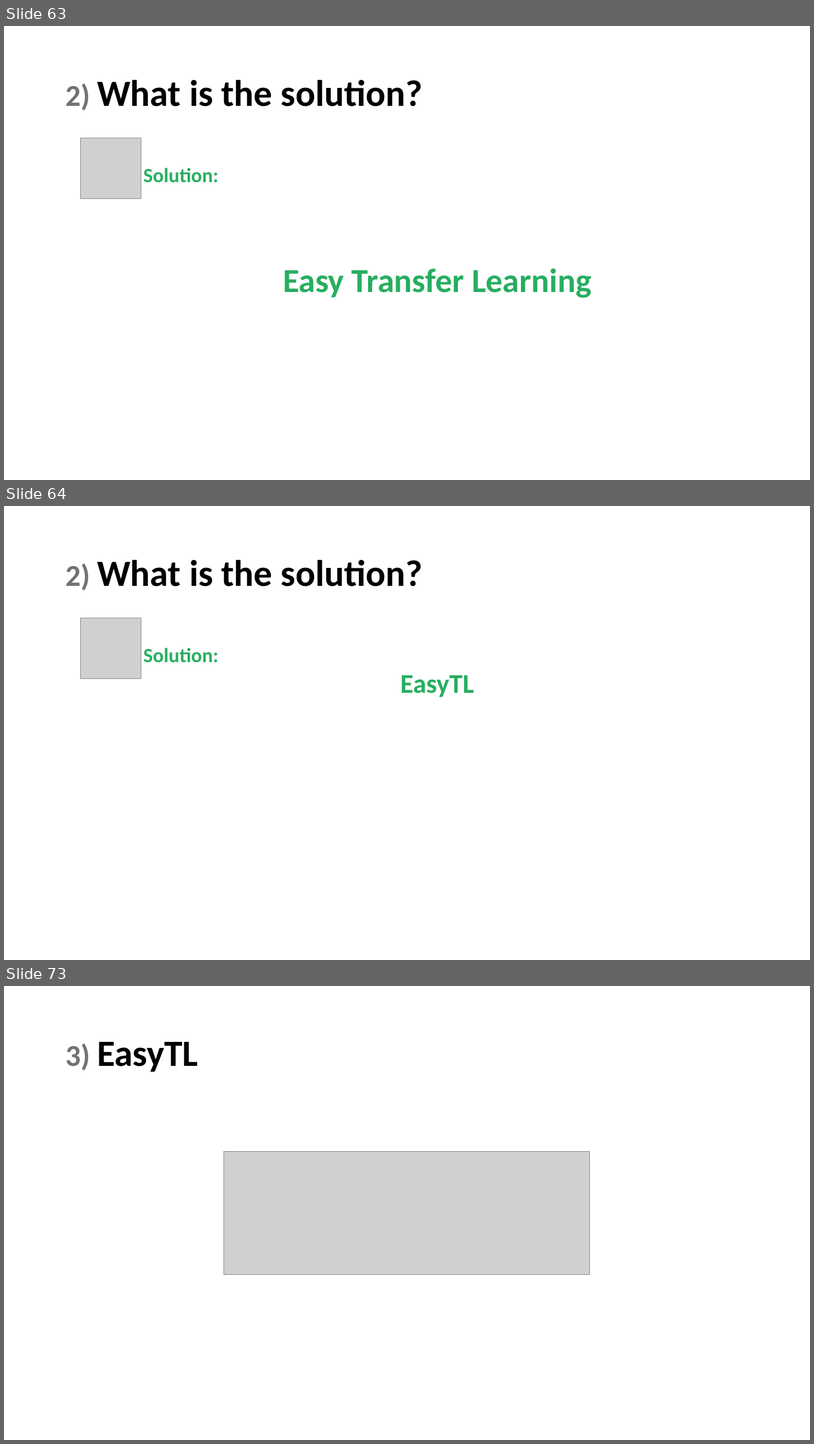
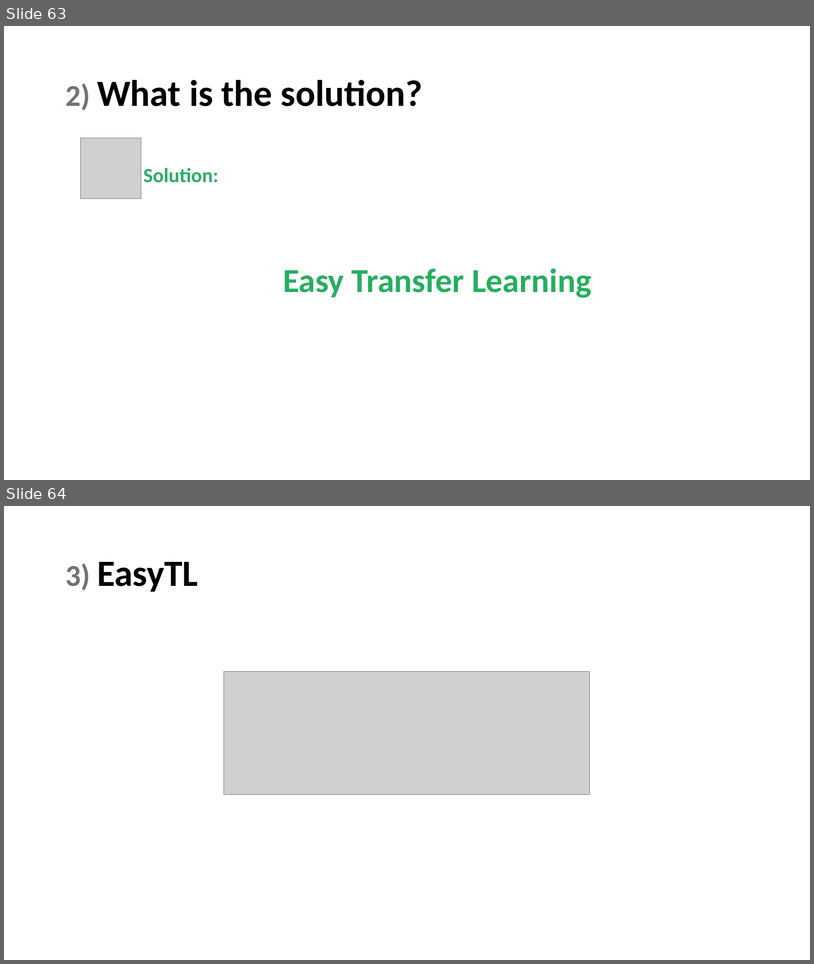
Before and after one commit to maryamhashemi/Transfer-Learning, a slide deck: phase3/Presentation/present.pptx. Shown one above the other, each under a label of ours: slides 63, 64 and 73 before the commit, slides 63 and 64 after it; the slides between them are not shown. The pictures are 814x1444 and 814x964 pixels, drawn with LibreOffice and Linux fonts; fonts in the diff are those of the drawing; grey boxes stand for pictures. Boxes give left, top, right and bottom in pixels: in the first picture for what was removed or moved away, otherwise in the second. Text is boxed around its words. In the diff, an @@ line names an element or a change of style, - is before the commit and + after.

```diff
--- a/phase3/Presentation/present.pptx
+++ b/phase3/Presentation/present.pptx
@@ slide 64 removed at box(4, 506, 810, 960), background #FFFFFF @@
@@ title removed at box(65, 559, 423, 591) @@
-2) What is the solution?
@@ picture removed at box(81, 618, 141, 678) @@
@@ text removed at box(143, 648, 474, 697) @@
-Solution:
-EasyTL
@@ what was slide 73 is now slide 64 @@
```
Also in this commit, not shown: 23 slides changed, 8 slides added, 8 other slides removed, 16 other files.
